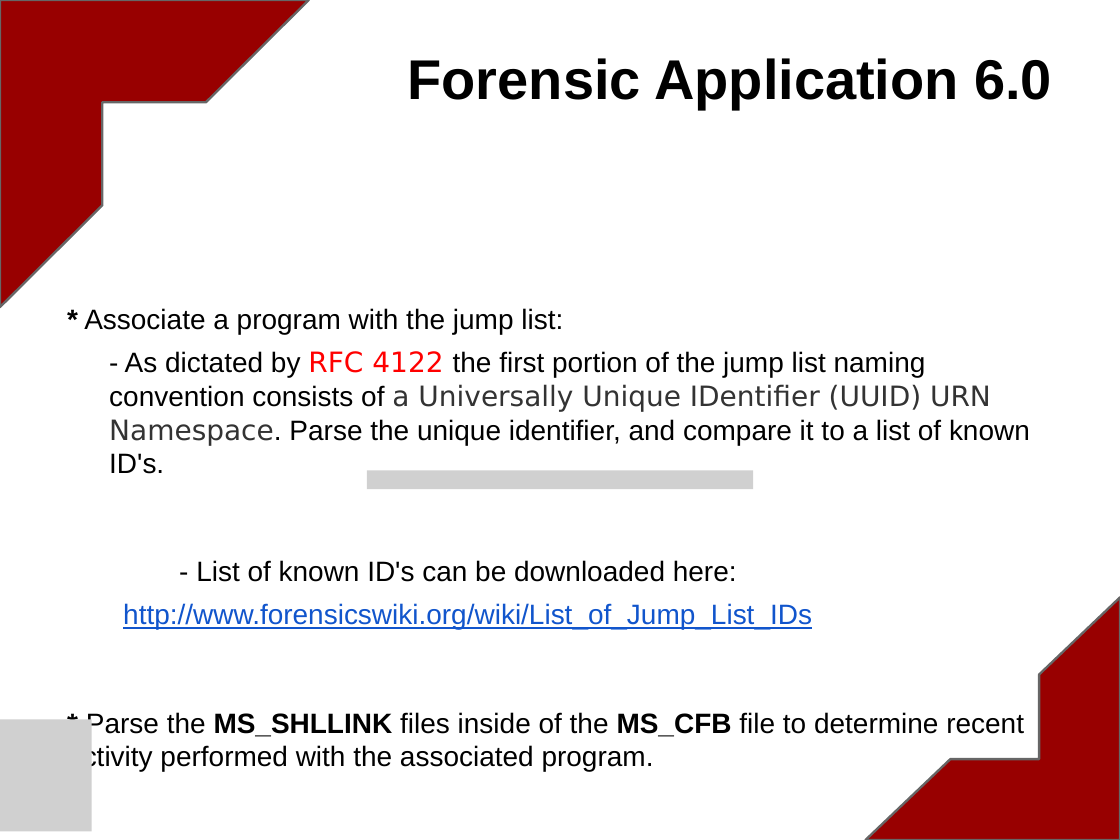
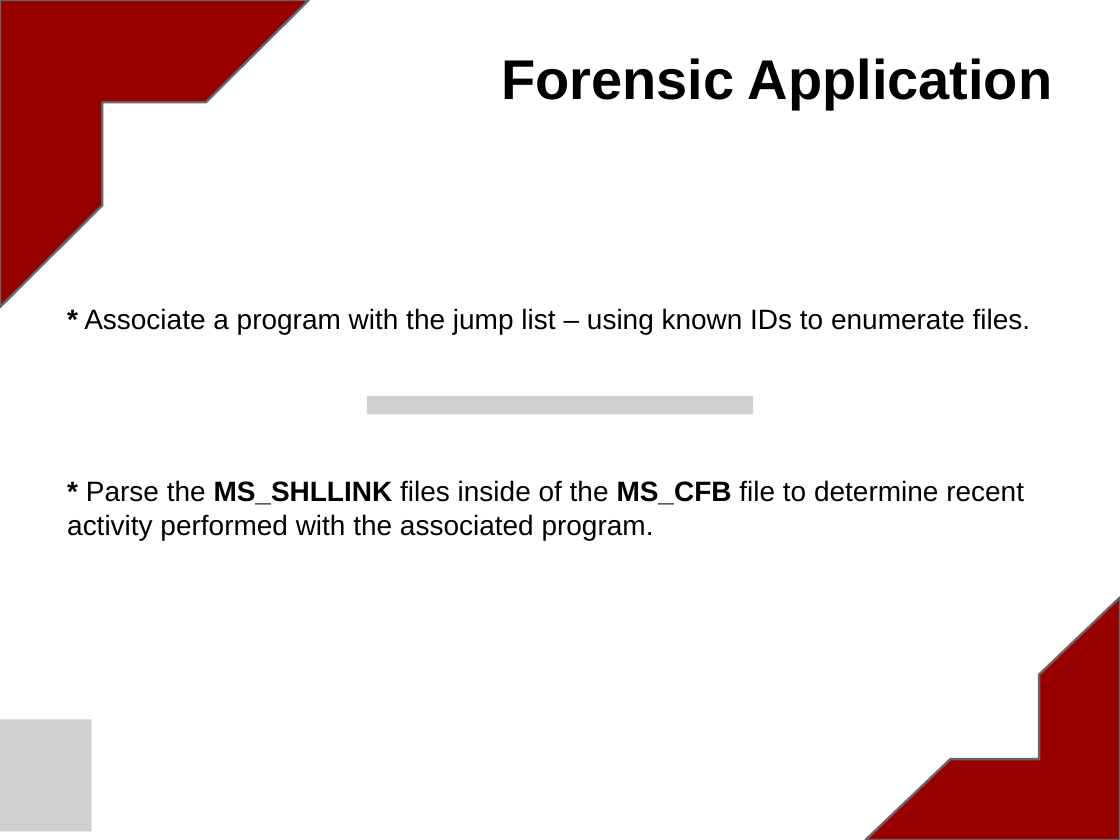
Before and after one commit to blakelyh/Jumplist, a slide deck: slide 9 of doc/project/WindowsJumpLists.pptx (slide 12 before the commit). Drawn at 1120x840 pixels with LibreOffice and Linux fonts; fonts in the diff are those of the drawing; grey boxes stand for pictures. Boxes give left, top, right and bottom in pixels: in the first picture for what was removed or moved away, otherwise in the second. Text is boxed around its words. In the diff, an @@ line names an element or a change of style, - is before the commit and + after.

Commit message:
updated slides

```diff
--- a/doc/project/WindowsJumpLists.pptx
+++ b/doc/project/WindowsJumpLists.pptx
@@ title at [501, 58, 1052, 109]: text changed @@
-Forensic Application 6.0
+Forensic Application
@@ text at [84, 308, 1031, 335]: text changed @@
-* Associate a program with the jump list:
-- As dictated by RFC 4122 the first portion of the jump list naming convention consists of a Universally Unique IDentifier (UUID) URN Namespace. Parse the unique identifier, and compare it to a list of known ID's.
-- List of known ID's can be downloaded here:
-http://www.forensicswiki.org/wiki/List_of_Jump_List_IDs
+* Associate a program with the jump list – using known IDs to enumerate files.
@@ picture: place and size @@
-picture at [367, 470, 754, 489]
+picture at [367, 395, 754, 414]
```
Also in this commit, not shown: 6 other slides changed, 4 slides added, 5 slides removed.
